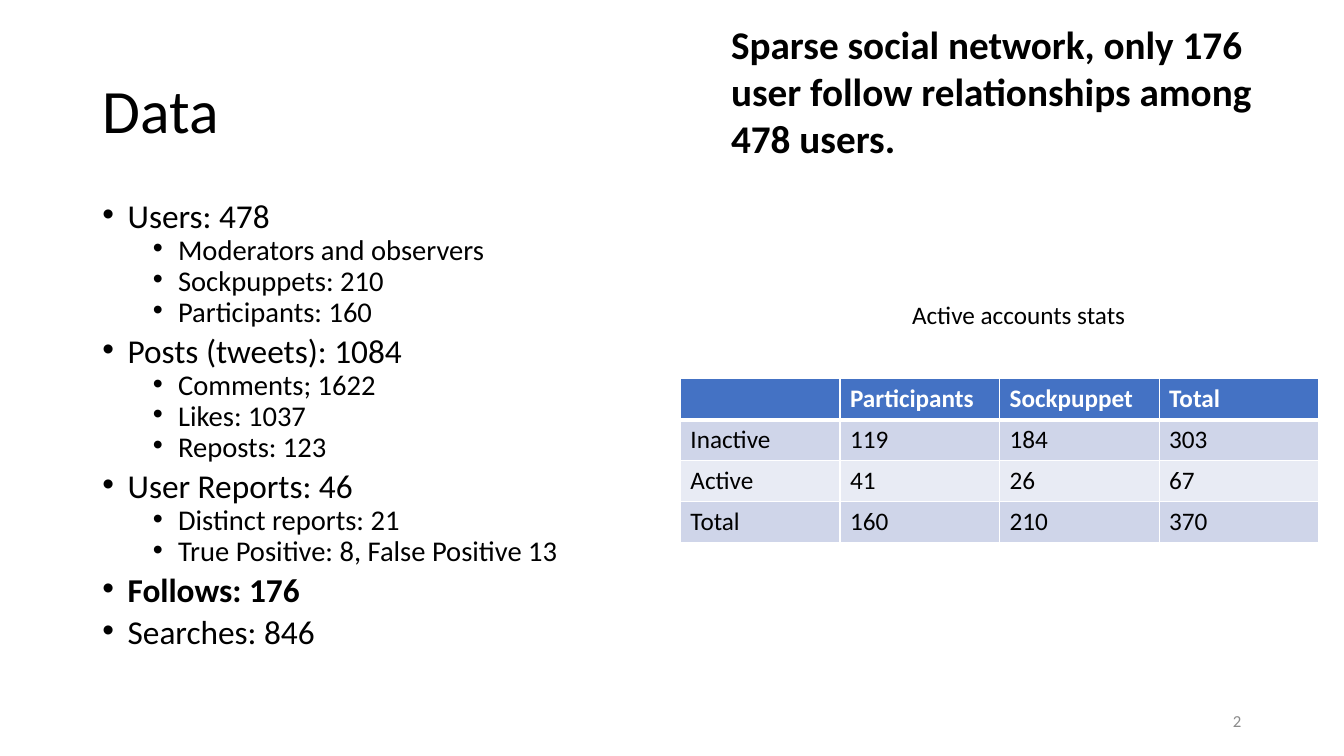
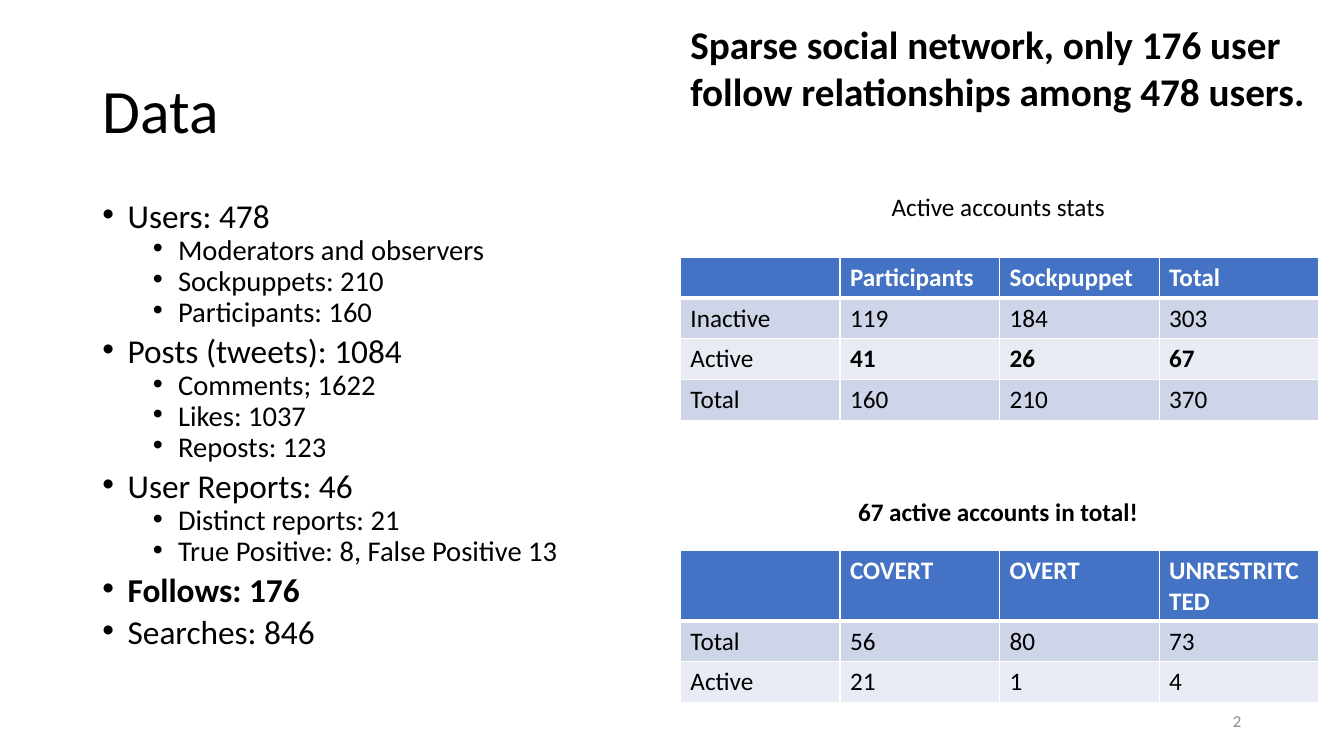
Before and after one commit to ruiliu310/dartpost-research, a slide deck: slide 2 of docs/dartpost.pptx. Drawn at 1344x756 pixels with LibreOffice and Linux fonts; fonts in the diff are those of the drawing. Boxes give left, top, right and bottom in pixels: in the first picture for what was removed or moved away, otherwise in the second. Text is boxed around its words. In the diff, an @@ line names an element or a change of style, - is before the commit and + after.

```diff
--- a/docs/dartpost.pptx
+++ b/docs/dartpost.pptx
@@ text "Sparse social network, only 176 ..." rewrapped from (731,31,1252,154) to (690,31,1305,113) @@
@@ text "Active accounts stats": place and size @@
-text "Active accounts stats" at (912,306,1125,325)
+text "Active accounts stats" at (892,198,1105,217)
@@ table at (681,257,1318,420) @@
@@ bold on in "41", "26", "67" @@
@@ table: place and size @@
-table at (681,379,1318,542)
+table at (681,257,1318,420)
@@ text added at (858,503,1137,522), 18 pt, text #000000, bold @@
+67 active accounts in total!
@@ table added at (681,551,1318,703), 3 rows, 4 columns @@
+ | COVERT | OVERT | UNRESTRITCTED
+Total | 56 | 80 | 73
+Active | 21 | 1 | 4
```
Also in this commit, not shown: 2 other slides changed, 7 other files.
